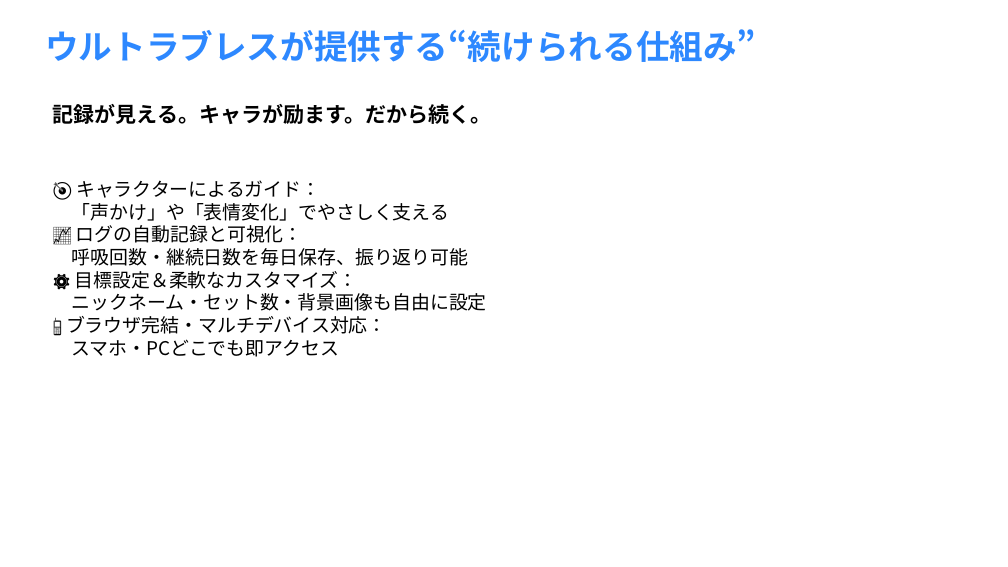
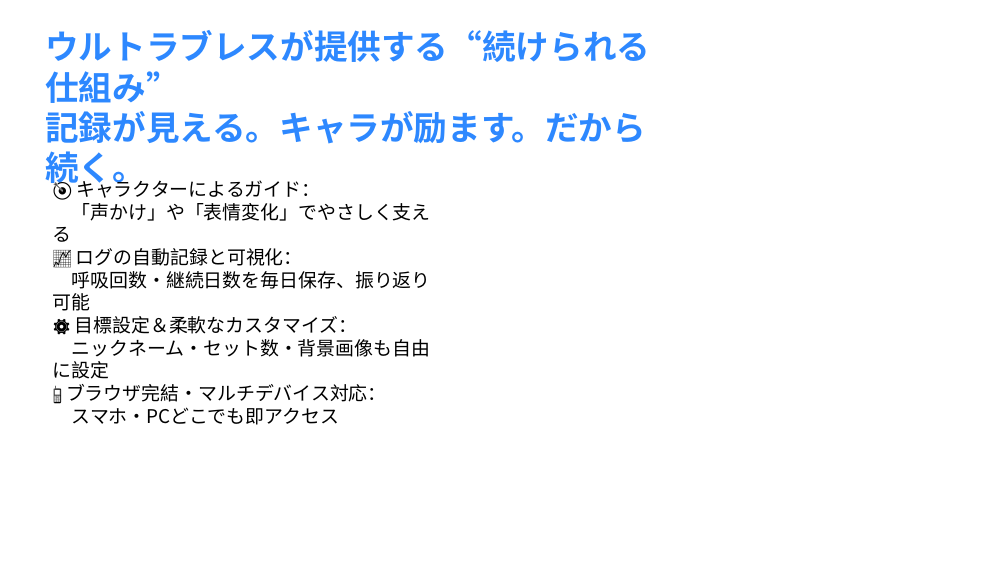
Before and after one commit to renton352/ultrabreath, a slide deck: slide 3 of 資料/ultrabreath_slide8_summary_nfc.pptx. Drawn at 1008x567 pixels with LibreOffice and Linux fonts; fonts in the diff are those of the drawing. Boxes give left, top, right and bottom in pixels: in the first picture for what was removed or moved away, otherwise in the second. Text is boxed around its words. In the diff, an @@ line names an element or a change of style, - is before the commit and + after.

```diff
--- a/資料/ultrabreath_slide8_summary_nfc.pptx
+++ b/資料/ultrabreath_slide8_summary_nfc.pptx
@@ text at (x1=45, y1=111, x2=646, y2=144): paragraph added @@
+記録が見える。キャラが励ます。だから続く。
@@ text removed at (x1=53, y1=104, x2=492, y2=124) @@
-記録が見える。キャラが励ます。だから続く。
@@ text "🎯 キャラクターによるガイド： 「声かけ」や「表情変化」でやさしく支える" rewrapped from (x1=66, y1=180, x2=487, y2=357) to (x1=53, y1=177, x2=431, y2=425) @@
```
Also in this commit, not shown: 7 other slides changed, 1 other file.
